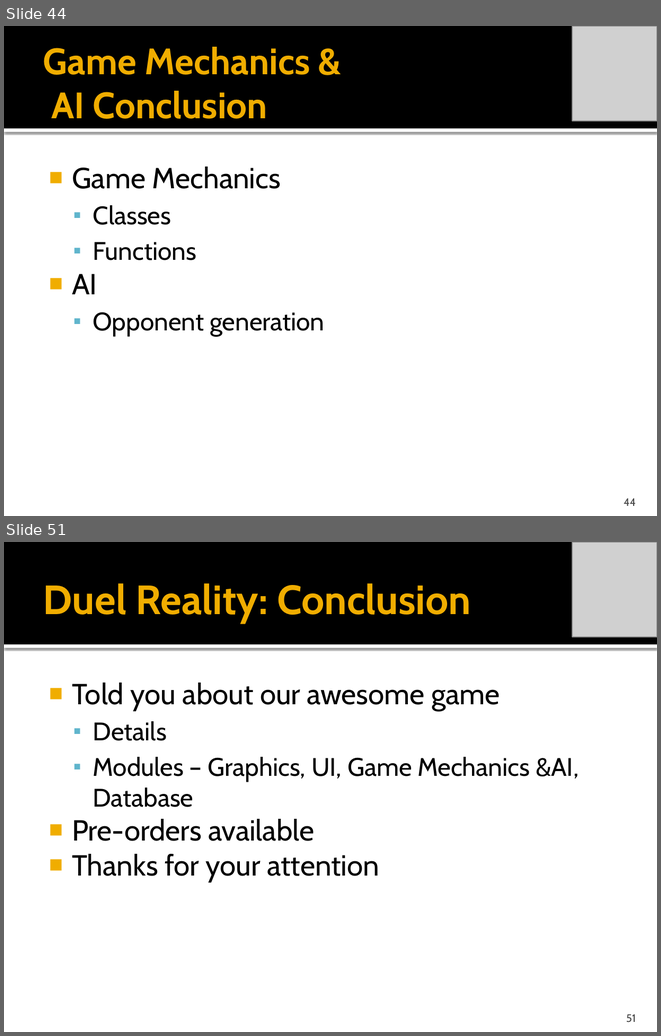
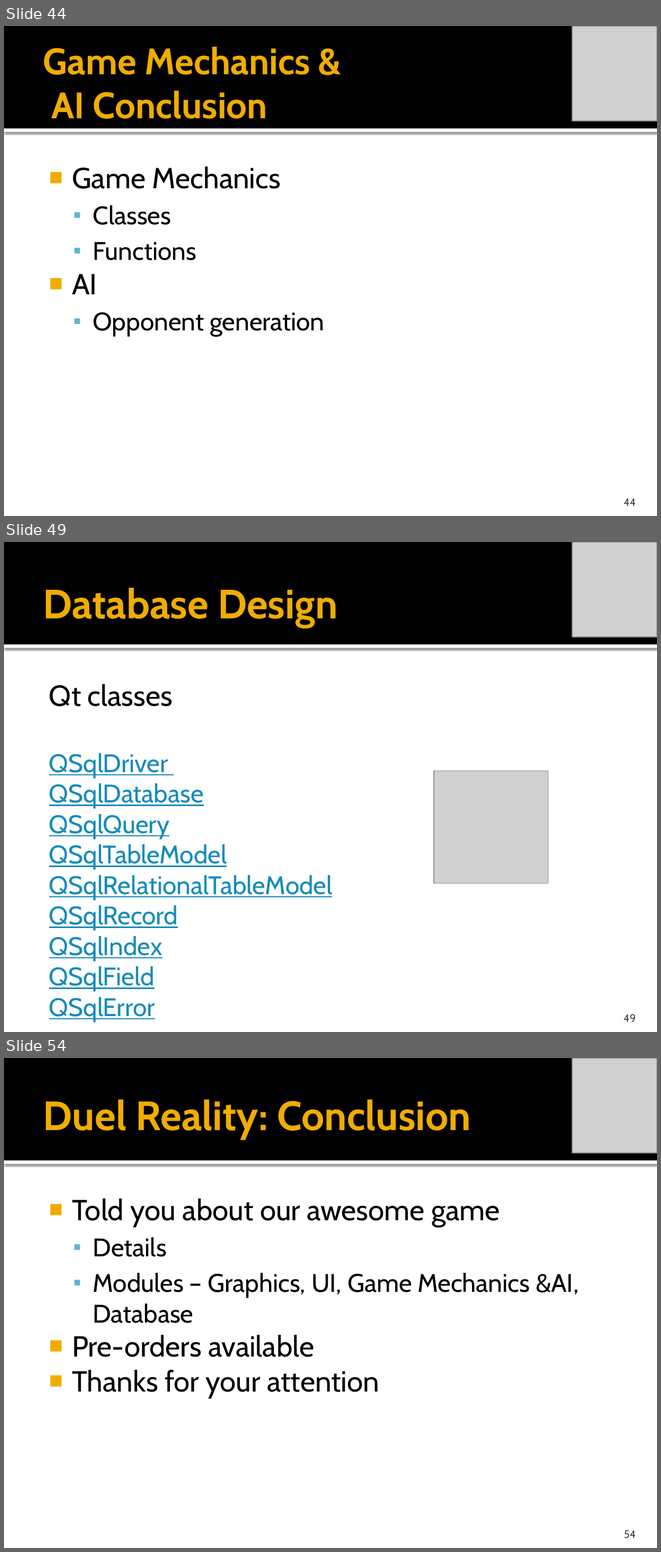
Before and after one commit to idxExtropy/duel-reality, a slide deck: Docs/DUEL REALITY .pptx. Shown one above the other, each under a label of ours: slides 44 and 51 before the commit, slides 44, 49 and 54 after it; the slides between them are not shown. The pictures are 661x1036 and 661x1552 pixels, drawn with LibreOffice and Linux fonts; fonts in the diff are those of the drawing; grey boxes stand for pictures. Boxes give left, top, right and bottom in pixels: in the first picture for what was removed or moved away, otherwise in the second. Text is boxed around its words. In the diff, an @@ line names an element or a change of style, - is before the commit and + after.

```diff
--- a/Docs/DUEL REALITY .pptx
+++ b/Docs/DUEL REALITY .pptx
@@ slide 49 added at box(4, 542, 657, 1032), background #FFFFFF; not listed: 2 template elements that a slide beside it also shows @@
@@ picture added at box(572, 542, 657, 637) @@
@@ title added at box(43, 588, 338, 627), 45 pt, text #F0AD00, bold @@
+Database Design
@@ text added at box(49, 684, 333, 991), 28 pt, text #168BBA, underline @@
+Qt classes
+QSqlDriver
+QSqlDatabase
+QSqlQuery
+QSqlTableModel
+QSqlRelationalTableModel
+QSqlRecord
+QSqlIndex
+QSqlField
+QSqlError
@@ picture added at box(434, 770, 548, 883) @@
@@ page number added at box(624, 1014, 636, 1022), 12 pt, text #454545 @@
+49
@@ what was slide 51 is now slide 54 @@
@@ page number at box(624, 1530, 636, 1538): text changed @@
-51
+54
```
Also in this commit, not shown: 1 slide changed, 8 other slides added, 6 slides removed.
